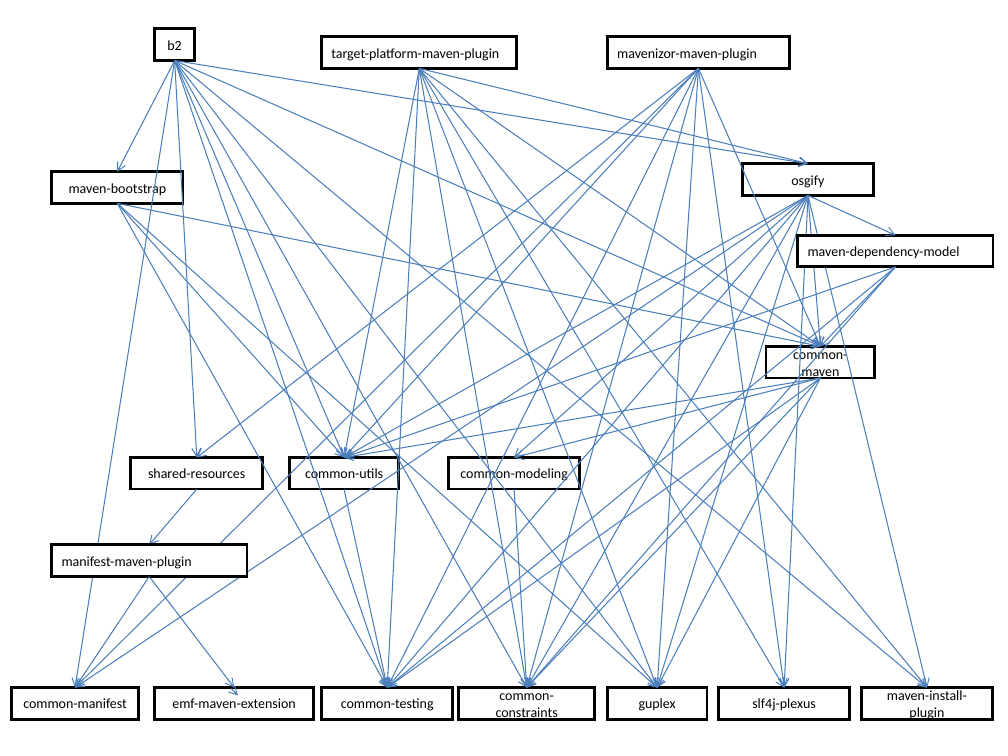
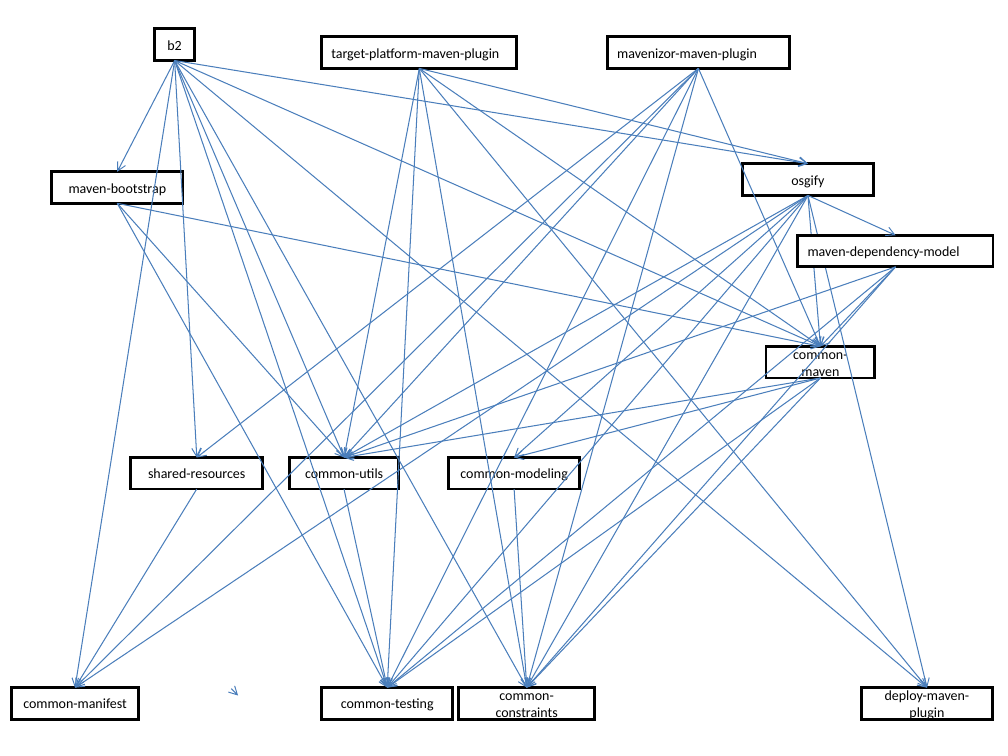
Before and after one commit to sourcepit/srcpit-parent, a slide deck: slide 1 of src/doc/srcpit-deps.ppt. Drawn at 1008x756 pixels with LibreOffice and Linux fonts; fonts in the diff are those of the drawing. Boxes give left, top, right and bottom in pixels: in the first picture for what was removed or moved away, otherwise in the second. Text is boxed around its words. In the diff, an @@ line names an element or a change of style, - is before the commit and + after.

Commit message:
Updated deps slides

```diff
--- a/src/doc/srcpit-deps.ppt
+++ b/src/doc/srcpit-deps.ppt
@@ arrow removed from (174, 60) to (657, 687) @@
@@ arrow removed from (419, 69) to (657, 687) @@
@@ arrow removed from (419, 69) to (784, 687) @@
@@ arrow removed from (699, 69) to (657, 687) @@
@@ arrow removed from (699, 69) to (784, 687) @@
@@ arrow removed from (117, 204) to (657, 687) @@
@@ arrow removed from (808, 196) to (657, 687) @@
@@ arrow removed from (808, 196) to (784, 687) @@
@@ arrow removed from (821, 378) to (657, 687) @@
@@ arrow moved from (149, 577) - (75, 687) to (197, 489) - (75, 687) @@
@@ arrow removed from (197, 489) to (149, 545) @@
@@ rectangle removed at bbox=[51, 544, 247, 576] @@
-manifest-maven-plugin
@@ arrow removed from (149, 577) to (234, 687) @@
@@ rectangle removed at bbox=[154, 687, 312, 719] @@
-emf-maven-extension
@@ rectangle removed at bbox=[607, 687, 707, 719] @@
-guplex
@@ rectangle removed at bbox=[719, 687, 850, 719] @@
-slf4j-plexus
@@ text in rectangle at bbox=[885, 688, 970, 721]: text changed @@
-maven-install-plugin
+deploy-maven-plugin
```
